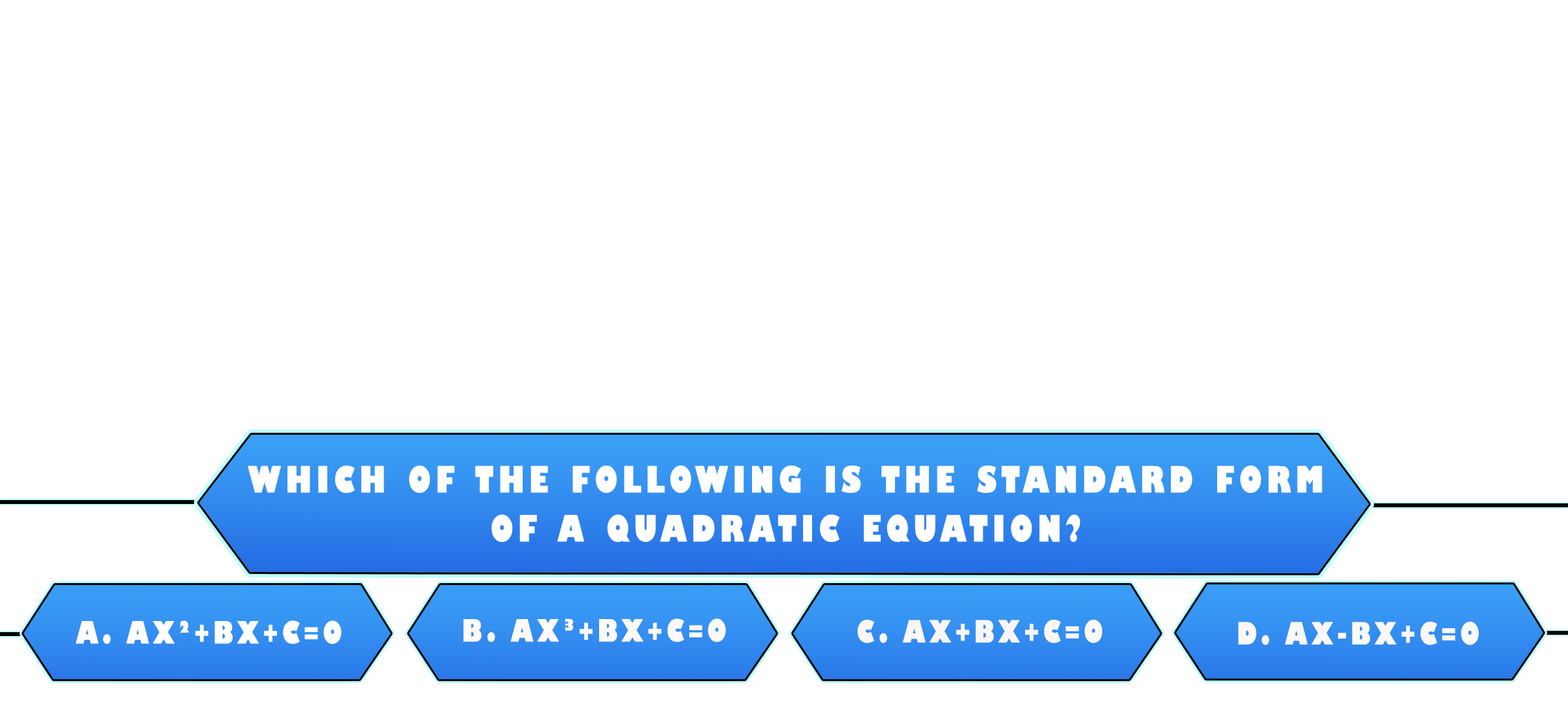
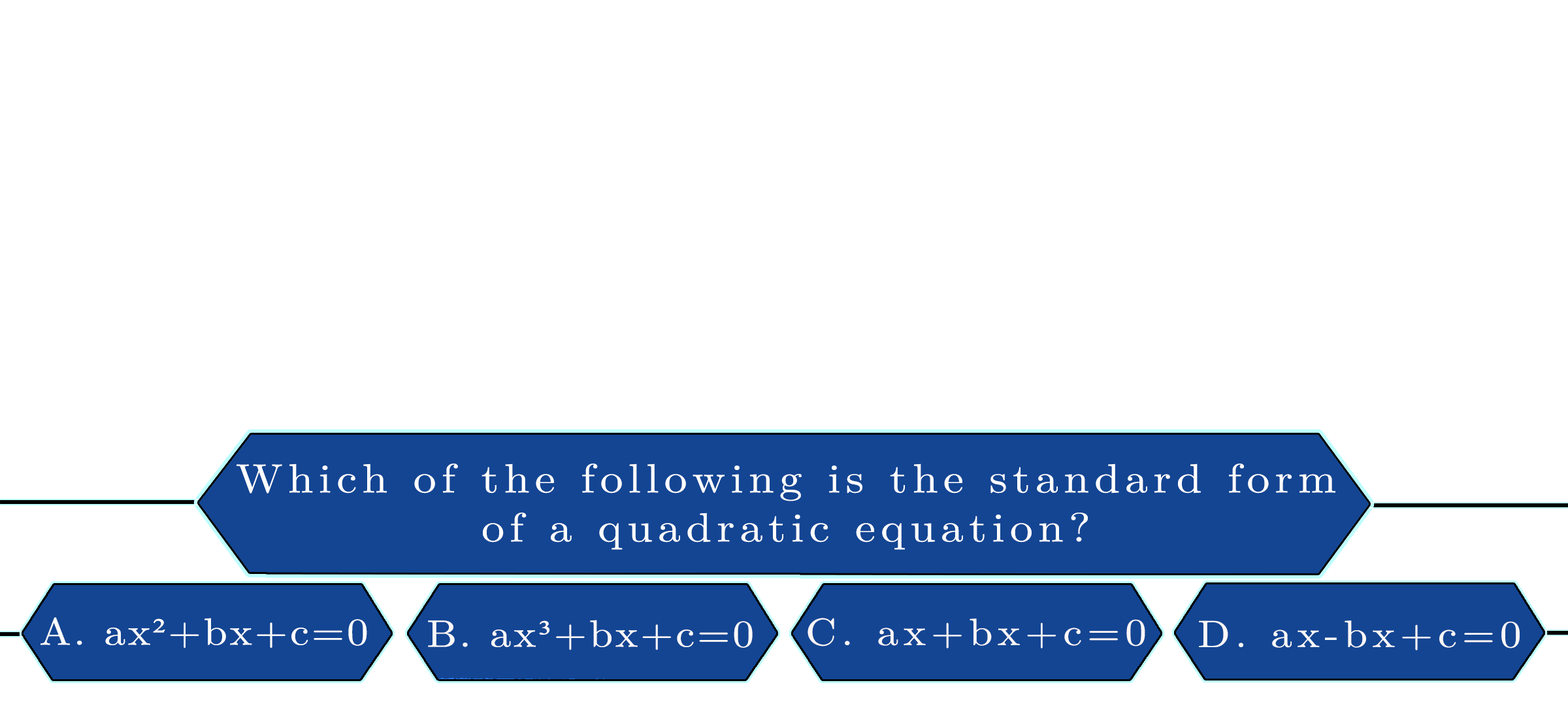
Two versions of the same layered image (1568×706). Layer-by-layer changes:
painted on "Which of the following is the standard form of a quadratic equa" over [236, 463, 1336, 550]
painted on "Layer 7" over [199, 434, 1369, 573]
painted on "d. ax-bx+c=0" over [1198, 620, 1520, 651]
painted on "Layer 9" over [1176, 584, 1544, 679]
painted on "c. ax+bx+c=0" over [807, 617, 1146, 649]
painted on "Layer 9 copy" over [793, 584, 1161, 679]
renamed "b. aX³+bx+c=0" to "b. ax³+bx+c=0", painted on it over [427, 618, 753, 651]
painted on "Layer 9 copy 2" over [408, 584, 777, 679]
renamed "a. aX²+bx+c=0" to "a. ax²+bx+c=0", painted on it over [40, 616, 368, 649]
painted on "Layer 9 copy 3" over [23, 584, 391, 679]
